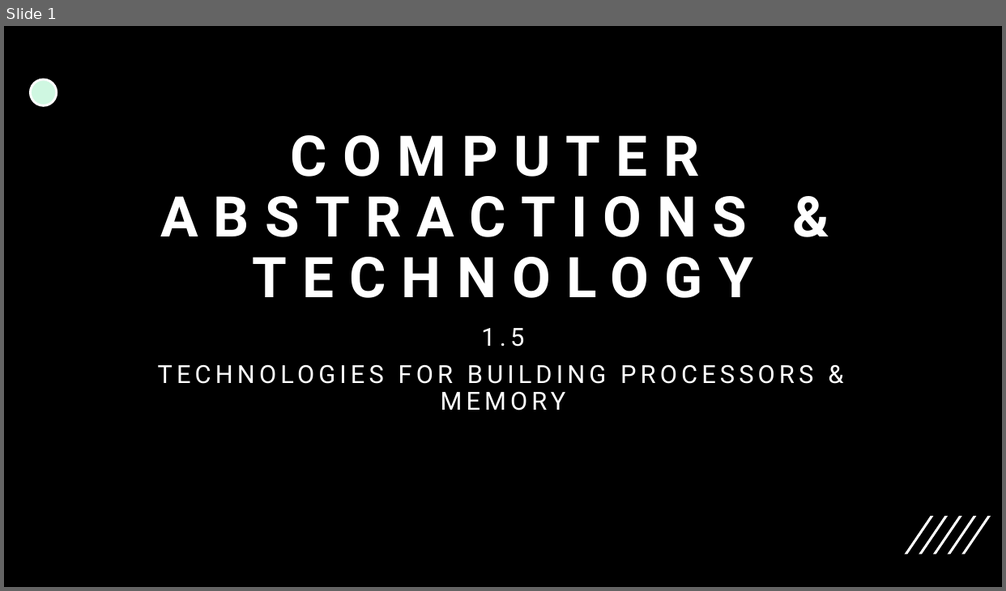
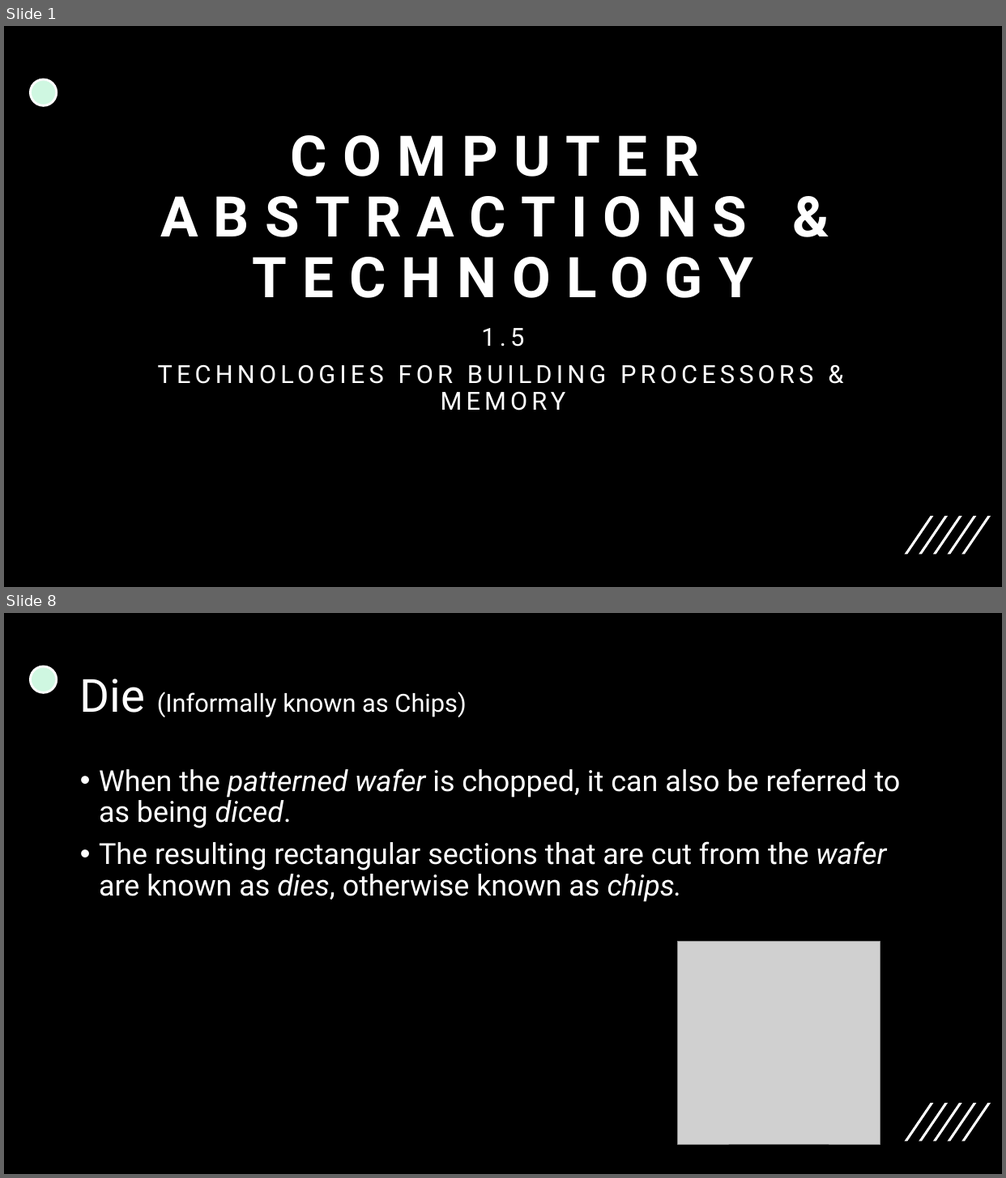
Before and after one commit to 00bayz/csci370_presentations, a slide deck: csci370_ch1_presentation.pptx. Shown one above the other, each under a label of ours: slide 1 before the commit, slides 1 and 8 after it; the slides between them are not shown. The pictures are 1006x591 and 1006x1178 pixels, drawn with LibreOffice and Linux fonts; fonts in the diff are those of the drawing; grey boxes stand for pictures. Boxes give left, top, right and bottom in pixels: in the first picture for what was removed or moved away, otherwise in the second. Text is boxed around its words. In the diff, an @@ line names an element or a change of style, - is before the commit and + after.

```diff
--- a/csci370_ch1_presentation.pptx
+++ b/csci370_ch1_presentation.pptx
@@ slide 8 added at <box>4,613,1002,1174</box>, background #000000; not listed: 6 template elements that a slide beside it also shows @@
@@ title added at <box>80,679,466,717</box>, 24 pt, text #FFFFFF @@
+Die (Informally known as Chips)
@@ text added at <box>99,769,901,902</box>, 28 pt, text #FFFFFF @@
+• When the patterned wafer is chopped, it can also be referred to as being diced.
+• The resulting rectangular sections that are cut from the wafer are known as dies, otherwise known as chips.
@@ picture added at <box>678,942,880,1144</box> @@
```
Also in this commit, not shown: 7 other slides added.
